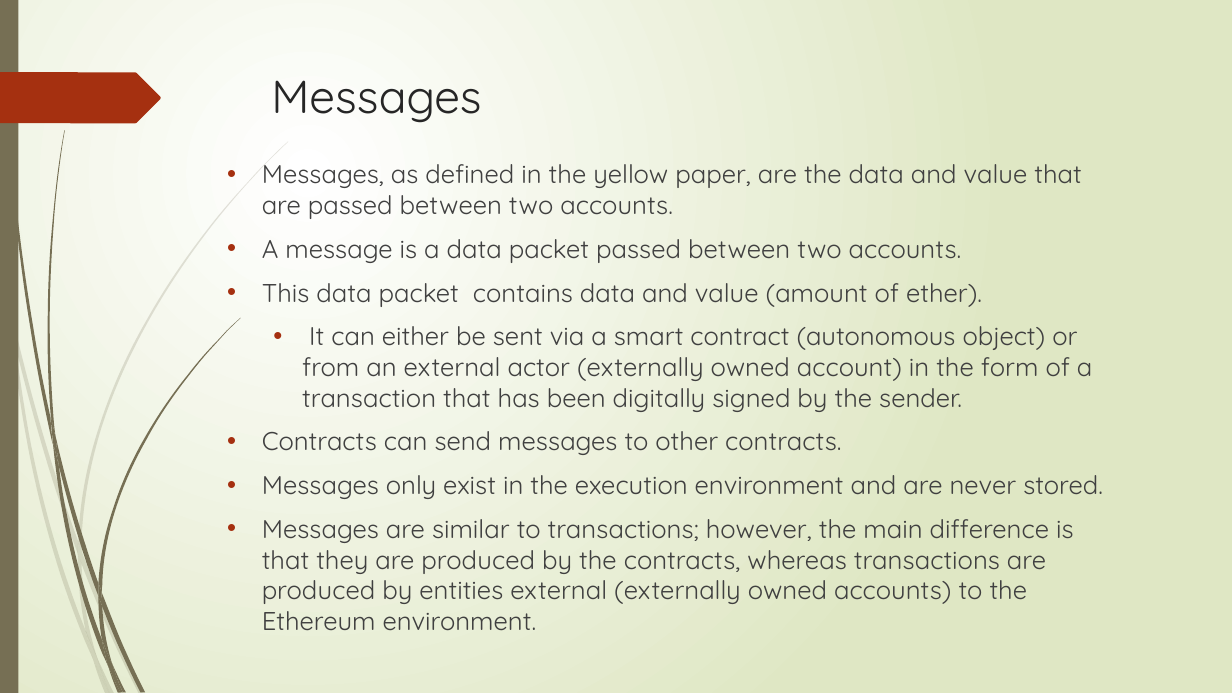
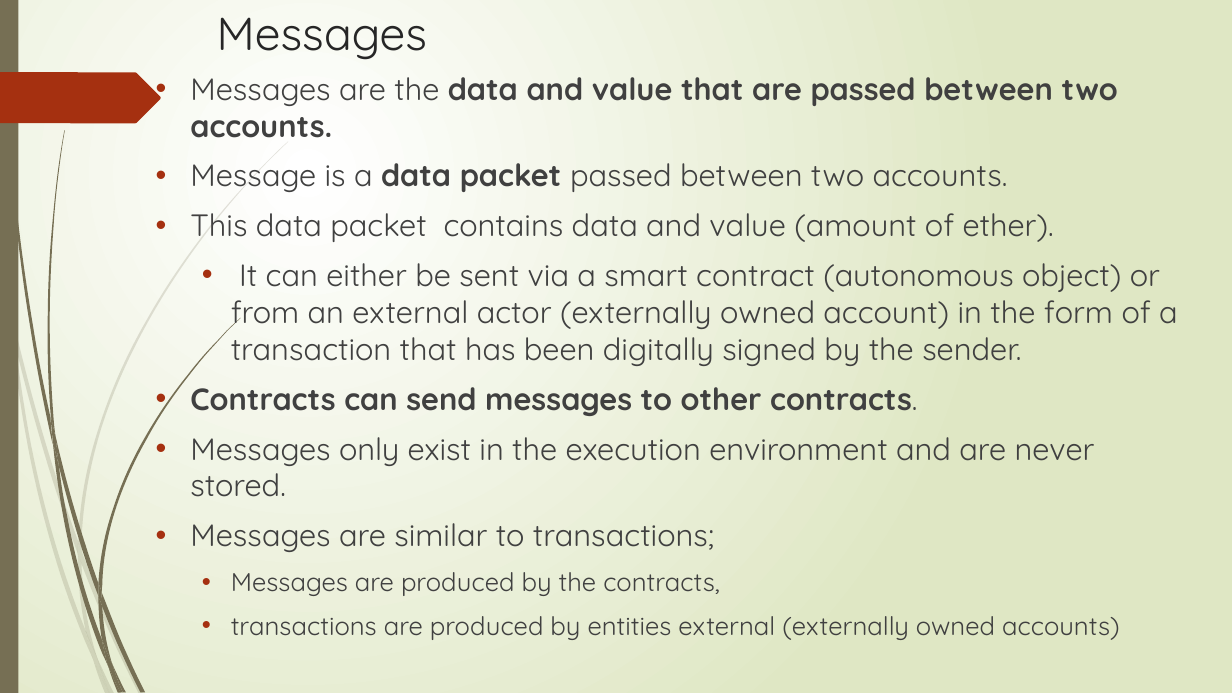
Before and after one commit to sanjayshimoga/nmit-blockchain-DApps, a slide deck: slide 121 of Ethereum 101.pptx (slide 117 before the commit). Drawn at 1232x693 pixels with LibreOffice and Linux fonts; fonts in the diff are those of the drawing. Boxes give left, top, right and bottom in pixels: in the first picture for what was removed or moved away, otherwise in the second. Text is boxed around its words. In the diff, an @@ line names an element or a change of style, - is before the commit and + after.

```diff
--- a/Ethereum 101.pptx
+++ b/Ethereum 101.pptx
@@ title "Messages": place and size @@
-title "Messages" at [271, 80, 481, 123]
+title "Messages" at [217, 17, 427, 60]
@@ text "Messages are the data and ...": place and size @@
-text "Messages are the data and ..." at [262, 164, 1103, 631]
+text "Messages are the data and ..." at [190, 77, 1178, 640]
@@ text at [190, 77, 1118, 192]: text changed; size 20 to 24 pt; bold on @@
-• Messages, as defined in the yellow paper, are the data and value that are passed between two accounts.
-• A message is a data packet passed between two accounts.
+• Messages are the data and value that are passed between two accounts.
+• Message is a data packet passed between two accounts.
@@ text at [190, 213, 1178, 497]: size 20 to 24 pt in "This data packet contains data and value ...", "It can either be sent via a ...", "Contracts can send messages to other contracts.", "Messages only exist in the execution environment ..."; bold on in "Contracts can send messages to other contracts." @@
@@ text at [190, 523, 1120, 640]: text changed @@
-• Messages are similar to transactions; however, the main difference is that they are produced by the contracts, whereas transactions are produced by entities external (externally owned accounts) to the Ethereum environment.
+• Messages are similar to transactions;
+  • Messages are produced by the contracts,
+  • transactions are produced by entities external (externally owned accounts)
```
Also in this commit, not shown: 38 other slides changed, 15 slides added.
